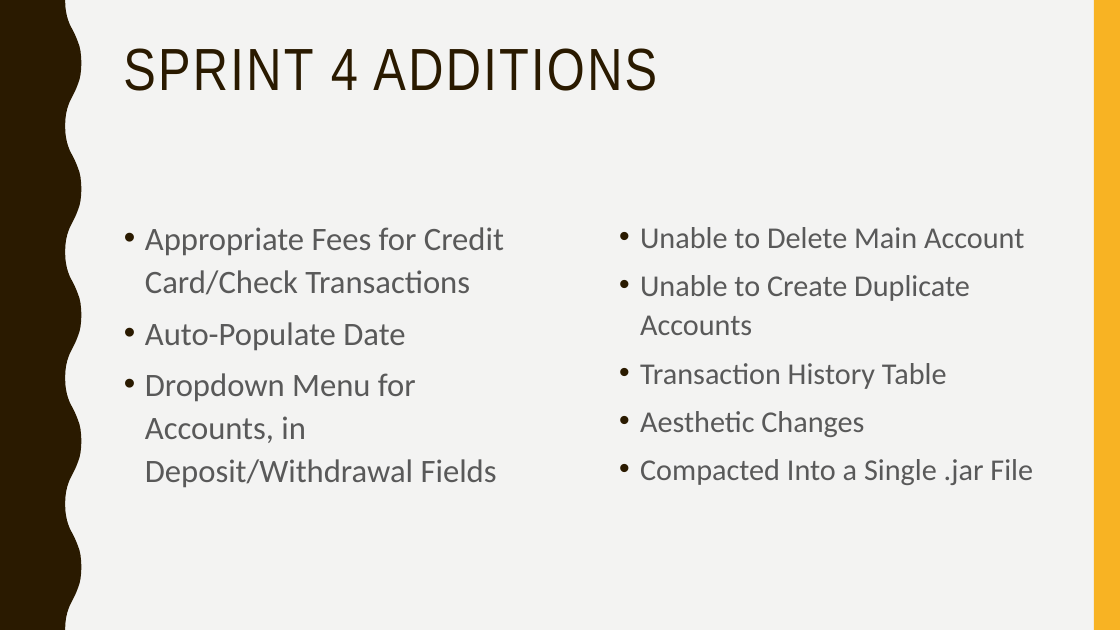
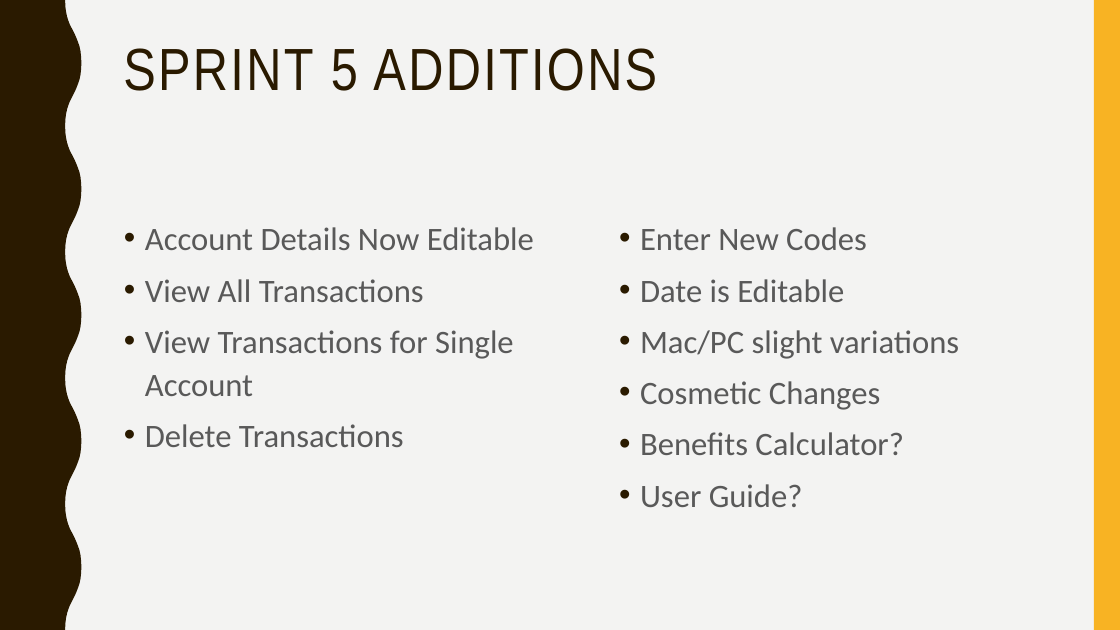
Before and after one commit to courtneyappel/EWP, a slide deck: slide 2 of MVC (1).pptx. Drawn at 1120x630 pixels with LibreOffice and Linux fonts; fonts in the diff are those of the drawing. Boxes give left, top, right and bottom in pixels: in the first picture for what was removed or moved away, otherwise in the second. Text is boxed around its words. In the diff, an @@ line names an element or a change of style, - is before the commit and + after.

```diff
--- a/MVC (1).pptx
+++ b/MVC (1).pptx
@@ title at (x1=123, y1=48, x2=657, y2=91): text changed @@
-SPRINT 4 ADDITIONS
+SPRINT 5 ADDITIONS
@@ text at (x1=145, y1=227, x2=534, y2=447): text changed @@
-• Appropriate Fees for Credit Card/Check Transactions
-• Auto-Populate Date
-• Dropdown Menu for Accounts, in Deposit/Withdrawal Fields
+• Account Details Now Editable
+• View All Transactions
+• View Transactions for Single Account
+• Delete Transactions
@@ text at (x1=640, y1=227, x2=959, y2=507): text changed; size 25.9 to 28 pt @@
-• Unable to Delete Main Account
-• Unable to Create Duplicate Accounts
-• Transaction History Table
-• Aesthetic Changes
-• Compacted Into a Single .jar File
+• Enter New Codes
+• Date is Editable
+• Mac/PC slight variations
+• Cosmetic Changes
+• Benefits Calculator?
+• User Guide?
```
Also in this commit, not shown: 1 slide added, 2 other files.
